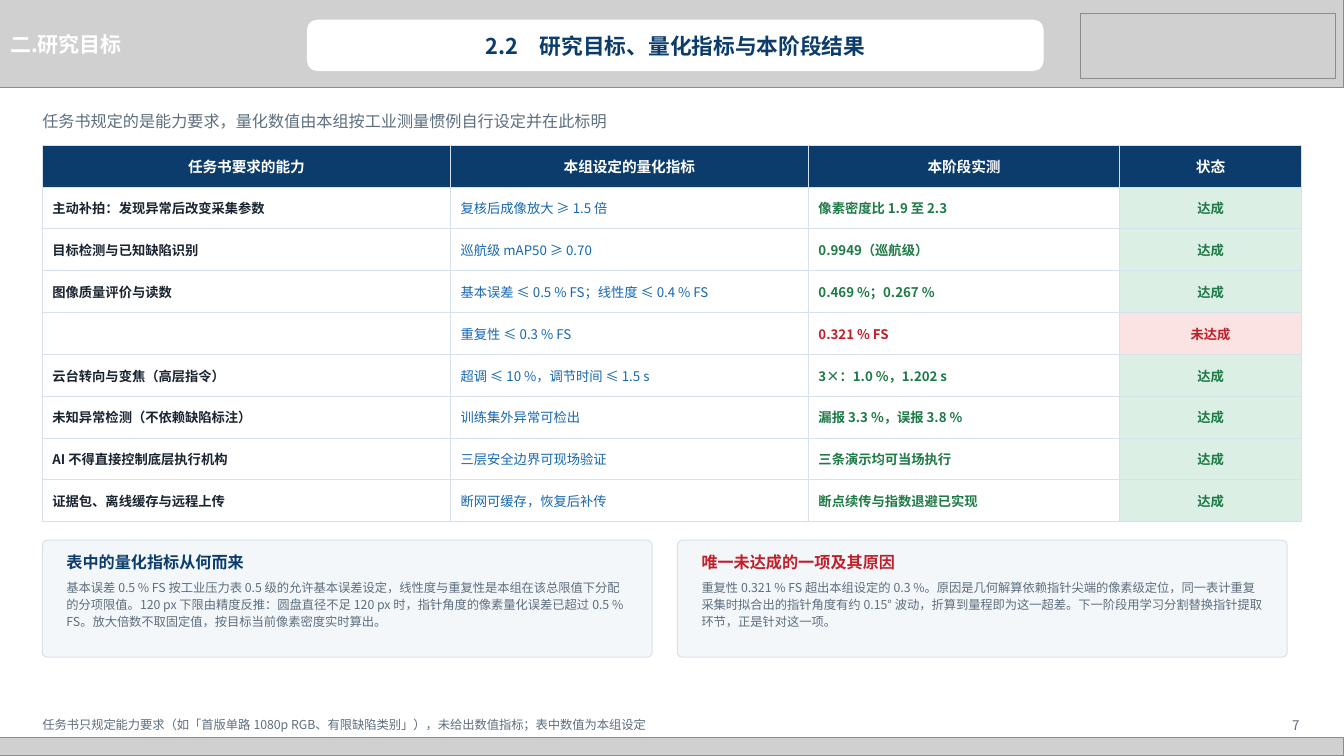
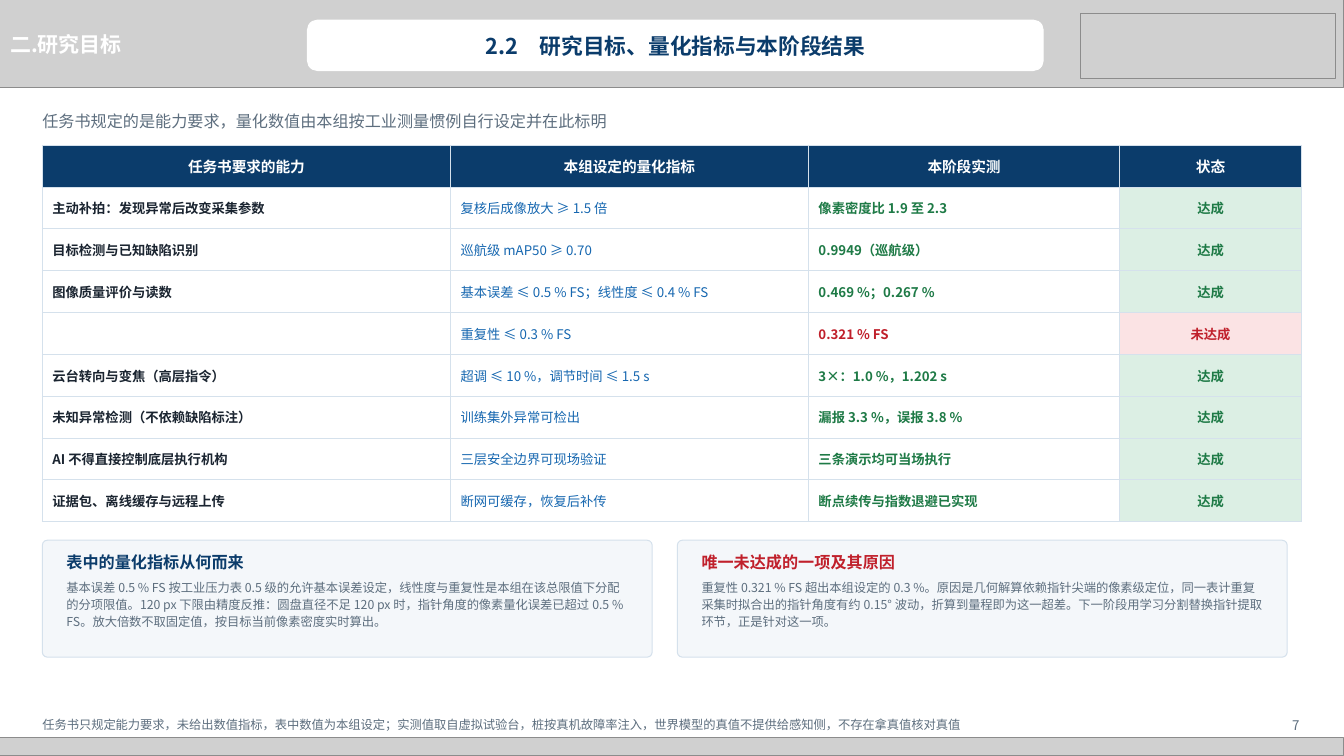
Before and after one commit to heizitalk666/2026summer, a slide deck: slide 7 of deliverables/中期答辩.pptx. Drawn at 1344x756 pixels with LibreOffice and Linux fonts; fonts in the diff are those of the drawing; grey boxes stand for pictures. Boxes give left, top, right and bottom in pixels: in the first picture for what was removed or moved away, otherwise in the second. Text is boxed around its words. In the diff, an @@ line names an element or a change of style, - is before the commit and + after.

```diff
--- a/deliverables/中期答辩.pptx
+++ b/deliverables/中期答辩.pptx
@@ text at [42,718,960,731]: text changed @@
-任务书只规定能力要求（如「首版单路 1080p RGB、有限缺陷类别」），未给出数值指标；表中数值为本组设定
+任务书只规定能力要求，未给出数值指标，表中数值为本组设定；实测值取自虚拟试验台，桩按真机故障率注入，世界模型的真值不提供给感知侧，不存在拿真值核对真值
```
Also in this commit, not shown: 16 other slides changed, 2 slides removed, 4 other files.
